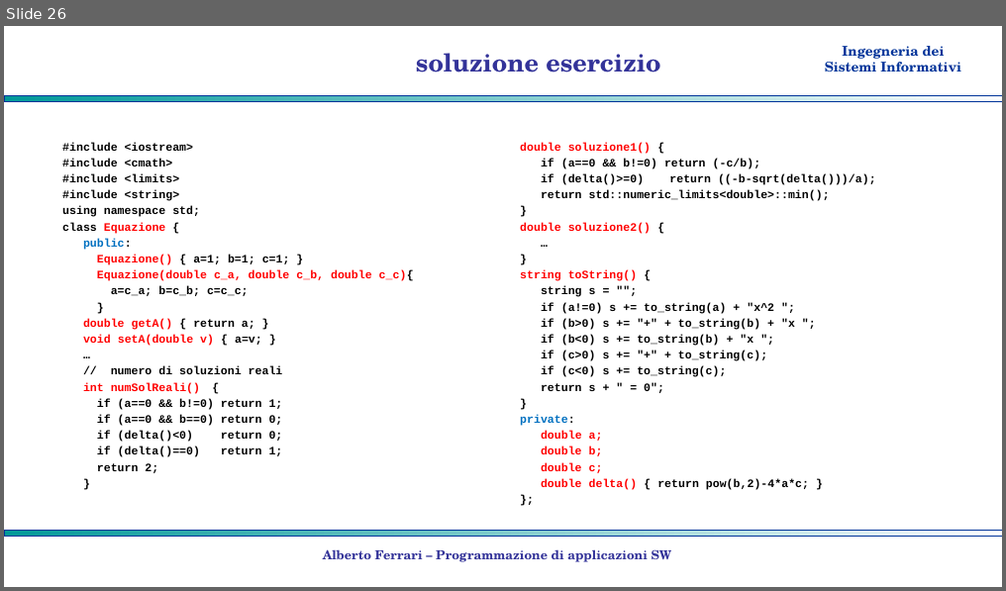
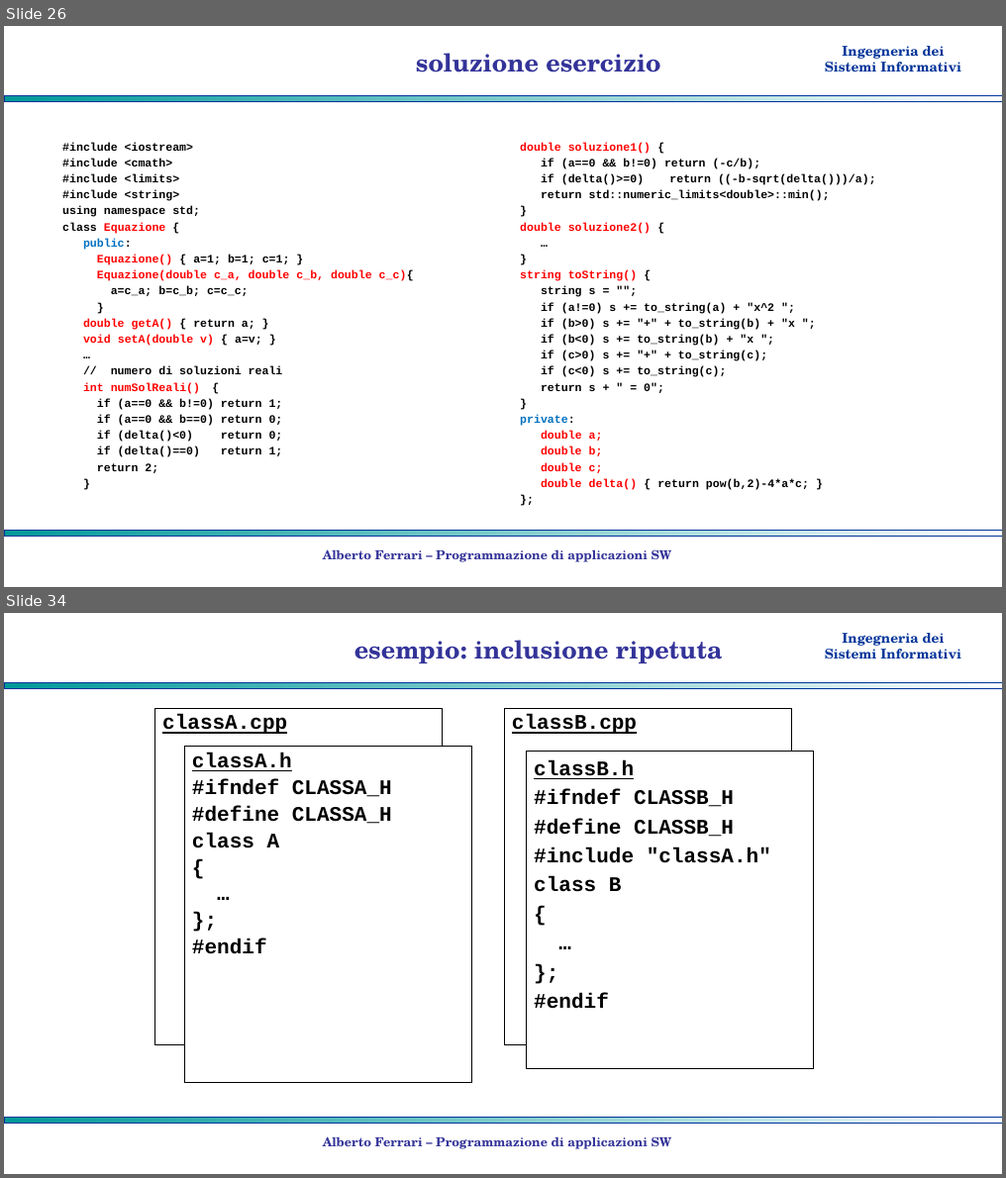
Before and after one commit to albertoferrari/pasw, a slide deck: lezioni/PASW04 - object oriented programming.pptx. Shown one above the other, each under a label of ours: slide 26 before the commit, slides 26 and 34 after it; the slides between them are not shown. The pictures are 1006x591 and 1006x1178 pixels, drawn with LibreOffice and Linux fonts; fonts in the diff are those of the drawing; background and template pictures are left out. Boxes give left, top, right and bottom in pixels: in the first picture for what was removed or moved away, otherwise in the second. Text is boxed around its words. In the diff, an @@ line names an element or a change of style, - is before the commit and + after.

```diff
--- a/lezioni/PASW04 - object oriented programming.pptx
+++ b/lezioni/PASW04 - object oriented programming.pptx
@@ slide 34 added at (x1=4, y1=613, x2=1002, y2=1174), background #FFFFFF; not listed: 3 template elements that a slide beside it also shows @@
@@ title added at (x1=354, y1=640, x2=723, y2=663), 24 pt, text #333399, bold @@
+esempio: inclusione ripetuta
@@ rectangle added at (x1=155, y1=708, x2=442, y2=1045), outline #000000 0.75 pt, 20 pt, text #000000, bold, underline @@
+classA.cpp
@@ rectangle added at (x1=505, y1=708, x2=792, y2=1045), outline #000000 0.75 pt, 20 pt, text #000000, bold, underline @@
+classB.cpp
@@ rectangle added at (x1=184, y1=747, x2=471, y2=1083), fill #FFFFFF, outline #000000 0.75 pt, 20 pt, text #000000, bold @@
+classA.h
+#ifndef CLASSA_H
+#define CLASSA_H
+class A
+{
+…
+};
+#endif
@@ rectangle added at (x1=527, y1=752, x2=813, y2=1069), fill #FFFFFF, outline #000000 0.75 pt, 20 pt, text #000000, bold @@
+classB.h
+#ifndef CLASSB_H
+#define CLASSB_H
+#include "classA.h"
+class B
+{
+…
+};
+#endif
@@ text added at (x1=323, y1=1137, x2=672, y2=1150), 12 pt, text #333399, bold @@
+Alberto Ferrari – Programmazione di applicazioni SW
```
Also in this commit, not shown: 7 other slides added, 3 other files.
